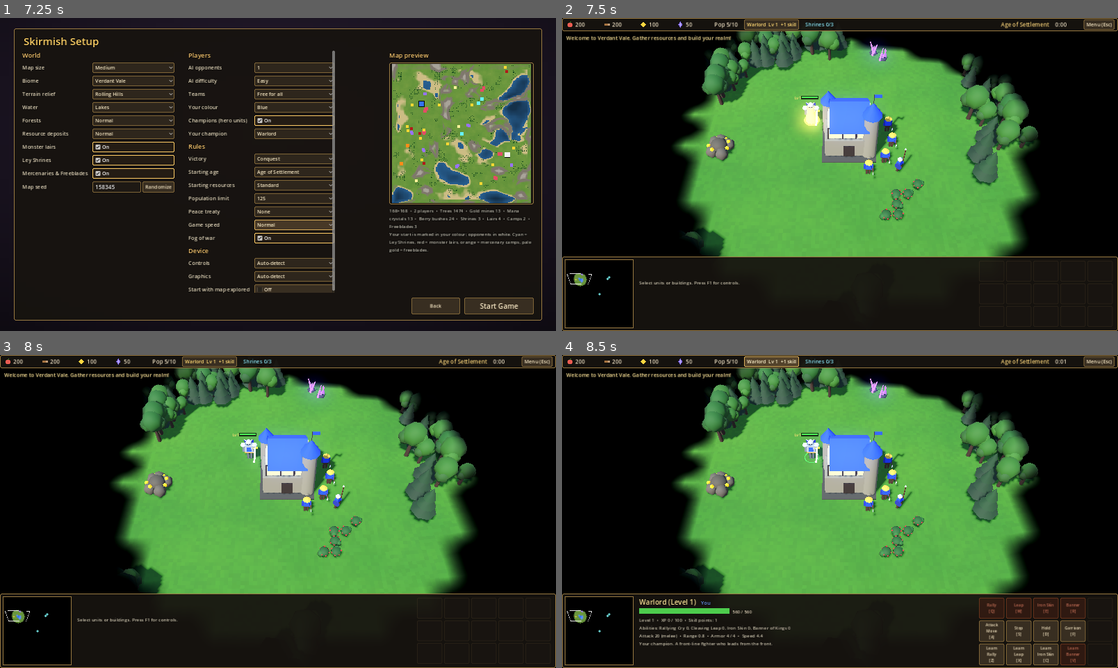
Above: before the commit, frames 1-4 (two rows, left to right).
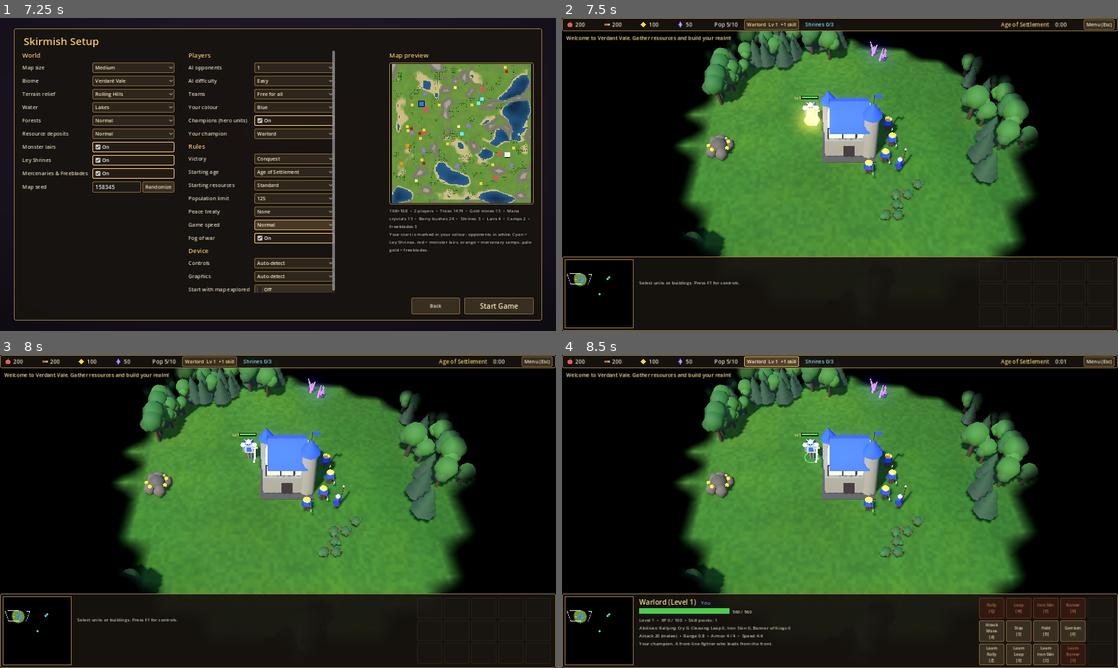
Above: after the commit, the same moments.

Repository: Wut-Lab/Ley-Realms-RTS
Game: Godot game, scene res://scenes/main.tscn
Two runs of this game, one before a commit and one after it. Both use one fixed random seed, a clock stepped at 60 frames per second and the inputs below.
Inputs:
- Up to frame 1 (7.25 s): click "Skirmish" at 0.5 s; click "Normal" at 1.25 s; click "Normal" at 2 s; click "Normal" at 2.75 s; click "Normal" at 3.5 s; click "Easy" at 4.25 s; click "Easy" at 5 s; click "Normal" at 5.75 s; click "Normal" at 6.5 s
- Up to frame 2 (7.5 s): click "Start Game" at 7.25 s
- Up to frame 3 (8 s): no input
- Up to frame 4 (8.5 s): click "Warlord Lv 1 +1 skill" at 8 s

Frame 1 is identical in both runs. In frame 2, 29% of the frame differs, in the area x 20-85%, y 6-77%; in frame 3, 29%; in frame 4, 29%.

Commit message:
Improve terrain and water rendering
Terrain shader:
- Multi-scale colour variation (meadows, patches, fine detail), softer
  saturation, warm dry and cool damp patches.
- Layered rock strata on steep slopes using each biome's rock colour.
- Slow drifting cloud shadows.

Water shader:
- Depth from a terrain height texture: turquoise shallows to deep water,
  more transparent at the edges.
- Animated shoreline foam with lapping bands, rippling normals with sun
  glints, and sky reflection at grazing angles.

Low graphics (default on phones) uses a cheaper terrain path without
cloud shadows. On Forward+/Mobile the sky fill light, exposure and
saturation are tuned to match the compatibility renderer's look.

Also adds a --seed= developer option for reproducible screenshots.

Co-Authored-By: Claude Opus 5.5 <noreply@anthropic.com>
Claude-Session: https://claude.ai/code/session_013BExePrT3fkgkAfAkmsoAR

Diff:
--- a/scripts/game.gd
+++ b/scripts/game.gd
@@ -161,6 +161,15 @@
 	env.ambient_light_source = Environment.AMBIENT_SOURCE_SKY
 	env.ambient_light_energy = 0.9
 	env.tonemap_mode = Environment.TONE_MAPPER_FILMIC
+	if RenderingServer.get_rendering_device() != null:
+		# Forward+/Mobile light the scene more strongly from the sky; keep colours rich like the phone renderer
+		env.ambient_light_energy = 0.55
+		env.ambient_light_sky_contribution = 0.85
+		env.tonemap_exposure = 0.92
+		env.tonemap_white = 1.4
+		env.adjustment_enabled = true
+		env.adjustment_saturation = 1.18
+		env.adjustment_contrast = 1.08
 	env.glow_enabled = true
 	env.glow_intensity = 0.6
 	env.glow_bloom = 0.05
@@ -217,12 +226,17 @@
 	var m := ArrayMesh.new()
 	m.add_surface_from_arrays(Mesh.PRIMITIVE_TRIANGLES, arr)
 	var sh := Shader.new()
-	sh.code = Models.TERRAIN_SHADER
+	sh.code = Models.shader_code(Models.TERRAIN_SHADER)
 	terrain_mat = ShaderMaterial.new()
 	terrain_mat.shader = sh
 	terrain_mat.set_shader_parameter("fog_tex", fog_tex)
 	terrain_mat.set_shader_parameter("map_size", float(size))
 	terrain_mat.set_shader_parameter("fog_on", 1.0 if fog_on else 0.0)
+	var bdc: Dictionary = MapGenerator.BIOMES[md.biome]
+	var rk: Color = bdc["rock"]
+	terrain_mat.set_shader_parameter("rock_color", Vector3(rk.r, rk.g, rk.b))
+	terrain_mat.set_shader_parameter("cloud_on", 0.0 if GameSettings.low_quality else 1.0)
+	terrain_mat.set_shader_parameter("hq", 0.0 if GameSettings.low_quality else 1.0)
 	m.surface_set_material(0, terrain_mat)
 	var mi := MeshInstance3D.new()
 	mi.mesh = m
@@ -244,7 +258,7 @@
 		pm.subdivide_width = 64
 		pm.subdivide_depth = 64
 		var wsh := Shader.new()
-		wsh.code = Models.WATER_SHADER
+		wsh.code = Models.shader_code(Models.WATER_SHADER)
 		water_mat = ShaderMaterial.new()
 		water_mat.shader = wsh
 		var wc: Color = MapGenerator.BIOMES[md.biome]["water"]
@@ -252,6 +266,16 @@
 		water_mat.set_shader_parameter("fog_tex", fog_tex)
 		water_mat.set_shader_parameter("map_size", float(size))
 		water_mat.set_shader_parameter("fog_on", 1.0 if fog_on else 0.0)
+		water_mat.set_shader_parameter("water_level", md.water_level)
+		var hz: Color = MapGenerator.BIOMES[md.biome]["horizon"]
+		water_mat.set_shader_parameter("sky_color", Vector3(hz.r, hz.g, hz.b))
+		# heightmap so the water knows how deep it is everywhere (shallows, foam)
+		var hb := PackedByteArray()
+		hb.resize((size + 1) * (size + 1) * 4)
+		for i in md.heights.size():
+			hb.encode_float(i * 4, md.heights[i])
+		var himg := Image.create_from_data(size + 1, size + 1, false, Image.FORMAT_RF, hb)
+		water_mat.set_shader_parameter("height_tex", ImageTexture.create_from_image(himg))
 		pm.material = water_mat
 		wm.mesh = pm
 		wm.cast_shadow = GeometryInstance3D.SHADOW_CASTING_SETTING_OFF
--- a/scripts/main.gd
+++ b/scripts/main.gd
@@ -53,6 +53,9 @@
 			if a == "--touch":
 				GameSettings.touch_mode = 1
 				GameSettings.apply_device_settings(get_window())
+			if a.begins_with("--seed="):
+				GameSettings.random_seed = false
+				GameSettings.map_seed = int(a.substr(7))
 			if a.begins_with("--biome="):
 				GameSettings.biome = int(a.substr(8))
 		start_game()
--- a/scripts/models.gd
+++ b/scripts/models.gd
@@ -31,52 +31,126 @@
 }
 """
 
+const NOISE_LIB := """
+float hash(vec2 p) { return fract(sin(dot(p, vec2(127.1, 311.7))) * 43758.5453); }
+float vnoise(vec2 p) {
+	vec2 i = floor(p);
+	vec2 f = fract(p);
+	vec2 u = f * f * (3.0 - 2.0 * f);
+	return mix(mix(hash(i), hash(i + vec2(1.0, 0.0)), u.x), mix(hash(i + vec2(0.0, 1.0)), hash(i + vec2(1.0, 1.0)), u.x), u.y);
+}
+float fbm(vec2 p) {
+	float v = 0.0;
+	float a = 0.5;
+	for (int i = 0; i < 4; i++) { v += a * vnoise(p); p *= 2.03; a *= 0.5; }
+	return v;
+}
+"""
+
 const TERRAIN_SHADER := """
 shader_type spatial;
 uniform sampler2D fog_tex : filter_linear, repeat_disable;
 uniform float map_size = 128.0;
 uniform float fog_on = 0.0;
+uniform vec3 rock_color = vec3(0.5, 0.47, 0.43);
+uniform float cloud_on = 1.0;
+uniform float hq = 1.0;
 varying vec3 wpos;
-void vertex() { wpos = (MODEL_MATRIX * vec4(VERTEX, 1.0)).xyz; }
-float hash(vec2 p) { return fract(sin(dot(p, vec2(127.1, 311.7))) * 43758.5453); }
+varying vec3 wnorm;
+void vertex() {
+	wpos = (MODEL_MATRIX * vec4(VERTEX, 1.0)).xyz;
+	wnorm = normalize((MODEL_MATRIX * vec4(NORMAL, 0.0)).xyz);
+}
+%NOISE%
 void fragment() {
 	float f = 1.0;
 	if (fog_on > 0.5) { f = texture(fog_tex, wpos.xz / map_size).r; }
 	vec3 c = pow(COLOR.rgb, vec3(2.2));
-	float n = hash(floor(wpos.xz * 3.0)) * 0.08 - 0.04;
-	c *= 1.0 + n;
+	// soften the saturation a little
+	float lum = dot(c, vec3(0.299, 0.587, 0.114));
+	c = mix(vec3(lum), c, 0.78) * 0.93;
+	// colour variation at three scales: broad meadows, patches, fine speckle
+	float big = hq > 0.5 ? fbm(wpos.xz * 0.045) : vnoise(wpos.xz * 0.045);
+	float mid = vnoise(wpos.xz * 0.35);
+	float fine = vnoise(wpos.xz * 3.1);
+	c *= 0.72 + 0.5 * big;
+	c = mix(c, c * vec3(1.14, 1.05, 0.76), smoothstep(0.5, 0.8, mid) * 0.5);
+	c = mix(c, c * vec3(0.8, 0.95, 0.86), smoothstep(0.55, 0.85, vnoise(wpos.xz * 0.12 + 7.0)) * 0.5);
+	c *= 0.9 + 0.18 * fine;
+	// layered rock strata on steep slopes
+	float slope = 1.0 - clamp(wnorm.y, 0.0, 1.0);
+	float rock = smoothstep(0.34, 0.55, slope);
+	float strata = 0.78 + 0.28 * sin(wpos.y * 5.0 + vnoise(wpos.xz * 0.6) * 4.0);
+	vec3 rc = pow(rock_color, vec3(2.2)) * strata * (0.88 + 0.24 * fine);
+	c = mix(c, rc, rock * 0.85);
+	// slow drifting cloud shadows
+	if (cloud_on > 0.5) {
+		float cl = smoothstep(0.5, 0.74, fbm(wpos.xz * 0.018 + vec2(TIME * 0.012, TIME * 0.007)));
+		c *= 1.0 - 0.28 * cl;
+	}
 	ALBEDO = c * f * f;
-	ROUGHNESS = 0.95;
-	SPECULAR = 0.5 * f;
+	ROUGHNESS = 0.92 - rock * 0.15;
+	SPECULAR = 0.35 * f;
 }
 """
 
 const WATER_SHADER := """
 shader_type spatial;
-render_mode blend_mix, cull_disabled;
+render_mode blend_mix, cull_disabled, depth_draw_opaque;
 uniform sampler2D fog_tex : filter_linear, repeat_disable;
+uniform sampler2D height_tex : filter_linear, repeat_disable;
 uniform float map_size = 128.0;
 uniform float fog_on = 0.0;
+uniform float water_level = 0.0;
 uniform vec3 water_color = vec3(0.1, 0.3, 0.5);
+uniform vec3 sky_color = vec3(0.7, 0.8, 0.9);
 varying vec3 wpos;
+%NOISE%
 void vertex() {
 	wpos = (MODEL_MATRIX * vec4(VERTEX, 1.0)).xyz;
-	VERTEX.y += sin(wpos.x * 0.35 + TIME * 1.1) * 0.06 + cos(wpos.z * 0.28 + TIME * 0.9) * 0.06;
+	VERTEX.y += sin(wpos.x * 0.35 + TIME * 1.1) * 0.05 + cos(wpos.z * 0.28 + TIME * 0.9) * 0.05;
 }
 void fragment() {
 	float f = 1.0;
 	if (fog_on > 0.5) { f = texture(fog_tex, wpos.xz / map_size).r; }
-	float ripple = sin(wpos.x * 1.3 + TIME * 1.7) * sin(wpos.z * 1.1 - TIME * 1.3) * 0.5 + 0.5;
-	vec3 c = pow(water_color, vec3(2.2)) * (0.85 + ripple * 0.3);
-	ALBEDO = c * f * f;
-	ALPHA = mix(1.0, 0.82, f);
-	ROUGHNESS = 0.08;
-	METALLIC = 0.1;
-	SPECULAR = 0.8 * f;
+	// depth of water above the terrain at this point
+	float h = texture(height_tex, (wpos.xz + 0.5) / (map_size + 1.0)).r;
+	float d = max(water_level - h, 0.0);
+	float dt = 1.0 - exp(-d * 0.9);
+	vec3 shallow = mix(water_color, vec3(0.32, 0.74, 0.70), 0.5);
+	vec3 deep = water_color * 0.42;
+	vec3 col = mix(shallow, deep, dt);
+	// rippling normals from a few moving waves
+	vec2 p = wpos.xz;
+	float t = TIME;
+	vec2 g = vec2(
+		cos(p.x * 0.9 + t * 1.3) * 0.9 + cos((p.x + p.y) * 1.7 - t * 1.9) * 0.5 + cos(p.x * 3.1 - t * 2.7) * 0.25,
+		cos(p.y * 1.1 + t * 1.1) * 0.9 + cos((p.x - p.y) * 1.5 - t * 1.7) * 0.5 + cos(p.y * 2.9 + t * 2.3) * 0.25) * 0.07;
+	vec3 n = normalize(vec3(-g.x, 1.0, -g.y));
+	NORMAL = normalize((VIEW_MATRIX * vec4(n, 0.0)).xyz);
+	// reflect the sky at grazing angles
+	float fr = pow(1.0 - clamp(dot(NORMAL, VIEW), 0.0, 1.0), 4.0);
+	col = mix(col, sky_color, fr * 0.6);
+	// foam along the shore, with lapping bands
+	float fn = vnoise(p * 2.2 + vec2(t * 0.3, -t * 0.2));
+	float shore = 1.0 - smoothstep(0.0, 0.3, d);
+	float band = (sin(d * 16.0 - t * 2.2) * 0.5 + 0.5) * (1.0 - smoothstep(0.0, 0.8, d));
+	float foam = clamp(smoothstep(0.4, 0.85, shore + fn * 0.45 - 0.2) + band * fn * 0.35, 0.0, 1.0) * 0.85;
+	col = mix(col, vec3(0.88, 0.93, 0.94), foam);
+	ALBEDO = pow(col, vec3(2.2)) * f * f;
+	ALPHA = mix(1.0, clamp(mix(0.55, 0.93, dt) + foam * 0.5, 0.0, 1.0), f);
+	ROUGHNESS = mix(0.06, 0.6, foam);
+	METALLIC = 0.0;
+	SPECULAR = 0.9 * f * (1.0 - foam);
 }
 """
 
 static var cache := {}
+
+
+static func shader_code(src: String) -> String:
+	return src.replace("%NOISE%", NOISE_LIB)
+
 static var entity_mat: ShaderMaterial
 static var ring_mats := {}
 static var ghost_ok: StandardMaterial3D
